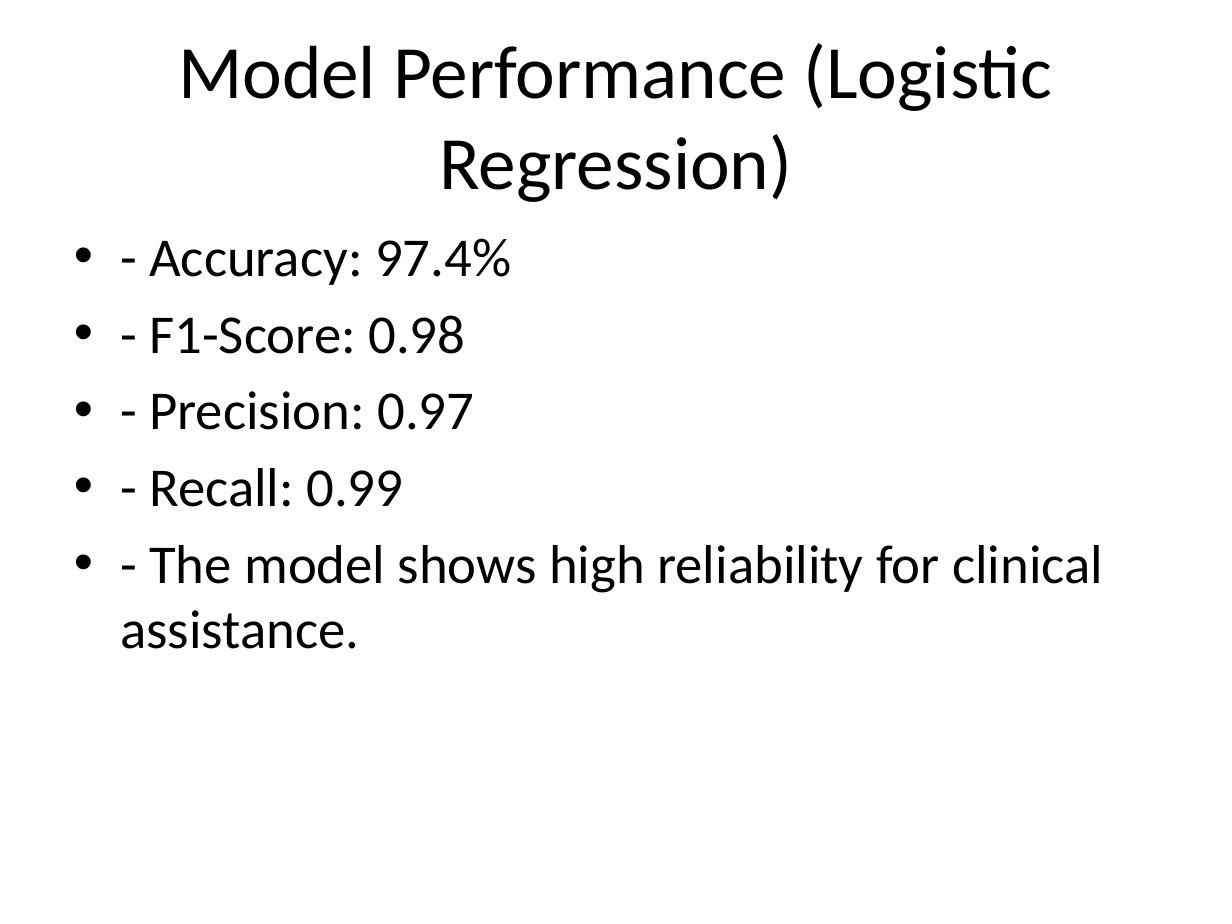
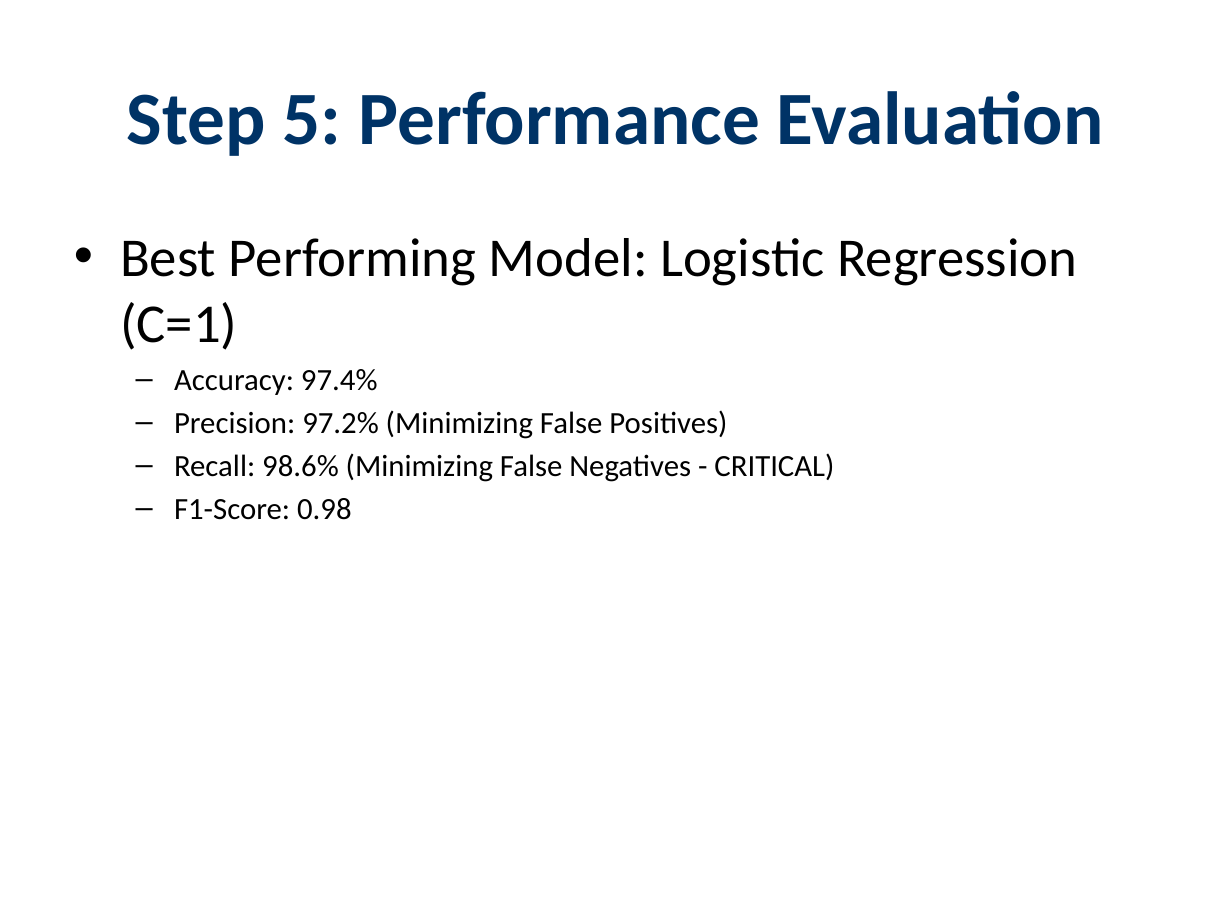
Before and after one commit to azharhussaincs/Breast-Cancer, a slide deck: slide 11 of presentation.pptx (slide 7 before the commit). Drawn at 1232x924 pixels with LibreOffice and Linux fonts; fonts in the diff are those of the drawing. Boxes give left, top, right and bottom in pixels: in the first picture for what was removed or moved away, otherwise in the second. Text is boxed around its words. In the diff, an @@ line names an element or a change of style, - is before the commit and + after.

```diff
--- a/presentation.pptx
+++ b/presentation.pptx
@@ title at (x1=127, y1=91, x2=1103, y2=156): text changed; text colour #000000 to #003366; bold on @@
-Model Performance (Logistic Regression)
+Step 5: Performance Evaluation
@@ text at (x1=120, y1=238, x2=1077, y2=520): text changed; size 32 to 18 pt @@
-• - Accuracy: 97.4%
-• - F1-Score: 0.98
-• - Precision: 0.97
-• - Recall: 0.99
-• - The model shows high reliability for clinical assistance.
+• Best Performing Model: Logistic Regression (C=1)
+  – Accuracy: 97.4%
+  – Precision: 97.2% (Minimizing False Positives)
+  – Recall: 98.6% (Minimizing False Negatives - CRITICAL)
+  – F1-Score: 0.98
```
Also in this commit, not shown: 7 other slides changed, 6 slides added, 2 slides removed, 1 other file.
